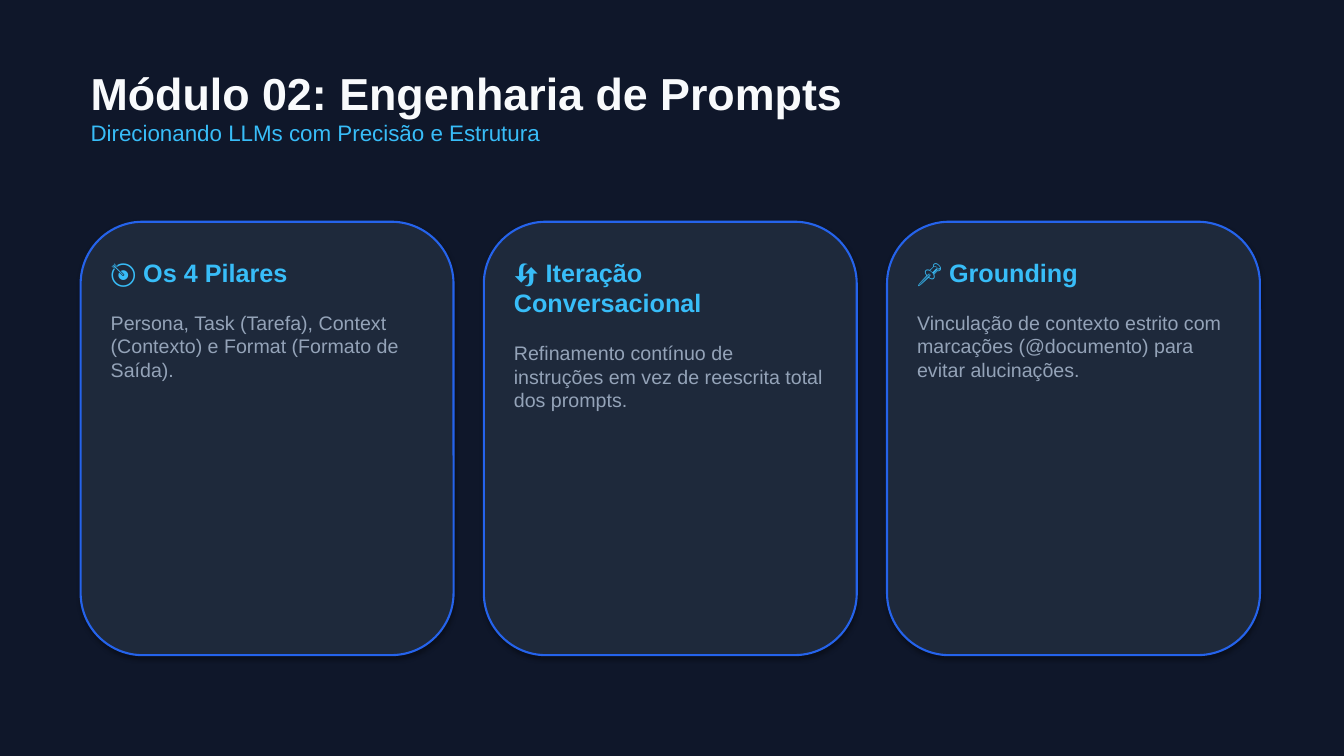
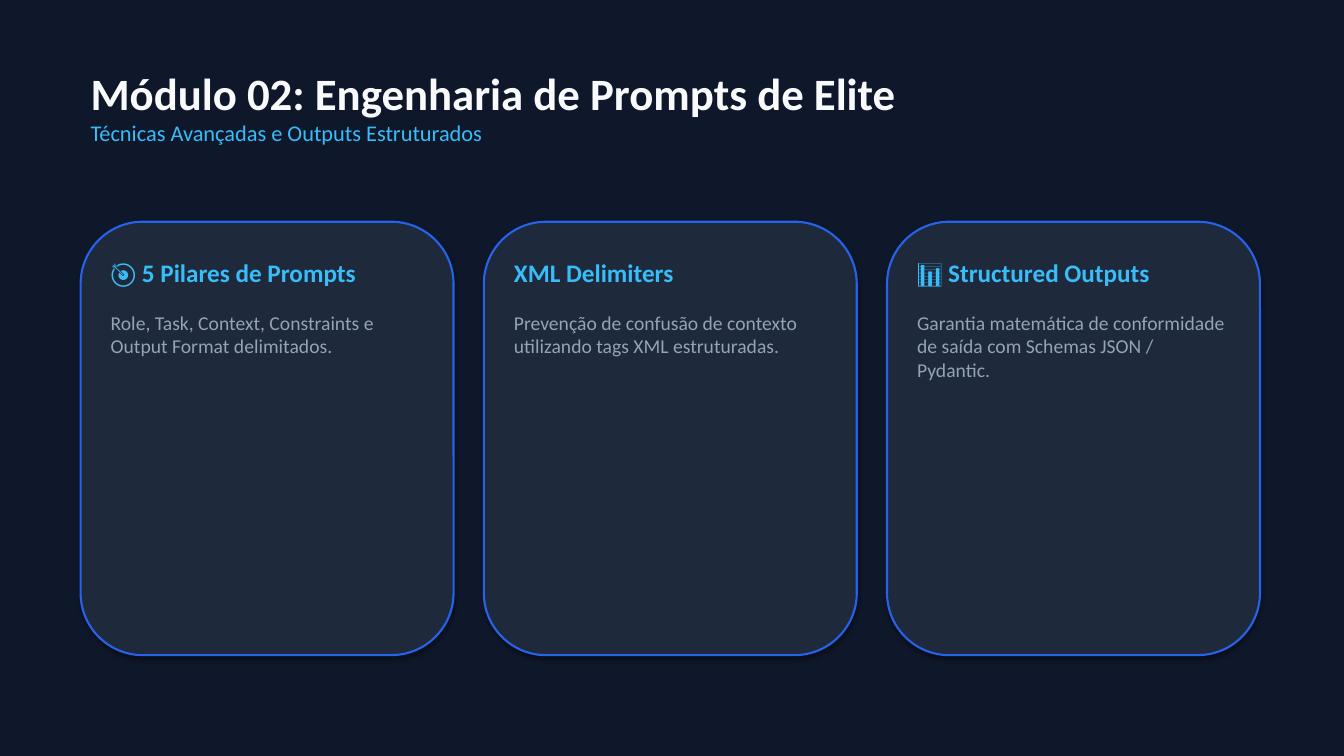
Before and after one commit to EmmanuelNunes/SECOMP---IA, a slide deck: slide 3 of slides/apresentacao.pptx (slide 4 before the commit). Drawn at 1344x756 pixels with LibreOffice and Linux fonts; fonts in the diff are those of the drawing. Boxes give left, top, right and bottom in pixels: in the first picture for what was removed or moved away, otherwise in the second. Text is boxed around its words. In the diff, an @@ line names an element or a change of style, - is before the commit and + after.

Commit message:
feat(docs): atualiza todo o conteudo da apostila, cheatsheets PDF e slides para o estado da arte de 2026

```diff
--- a/slides/apresentacao.pptx
+++ b/slides/apresentacao.pptx
@@ text at (91, 78, 895, 145): text changed; font Arial to Calibri @@
-Módulo 02: Engenharia de Prompts
-Direcionando LLMs com Precisão e Estrutura
+Módulo 02: Engenharia de Prompts de Elite
+Técnicas Avançadas e Outputs Estruturados
@@ text at (111, 264, 374, 356): text changed; font Arial to Calibri @@
-🎯 Os 4 Pilares
-Persona, Task (Tarefa), Context (Contexto) e Format (Formato de Saída).
+🎯 5 Pilares de Prompts
+Role, Task, Context, Constraints e Output Format delimitados.
@@ text at (514, 264, 797, 357): text changed; font Arial to Calibri @@
-🔄 Iteração Conversacional
-Refinamento contínuo de instruções em vez de reescrita total dos prompts.
+XML Delimiters
+Prevenção de confusão de contexto utilizando tags XML estruturadas.
@@ text at (917, 264, 1224, 380): text changed; font Arial to Calibri @@
-📌 Grounding
-Vinculação de contexto estrito com marcações (@documento) para evitar alucinações.
+📊 Structured Outputs
+Garantia matemática de conformidade de saída com Schemas JSON / Pydantic.
```
Also in this commit, not shown: 7 other slides changed, 1 slide added, 2 slides removed, 5 other files.
